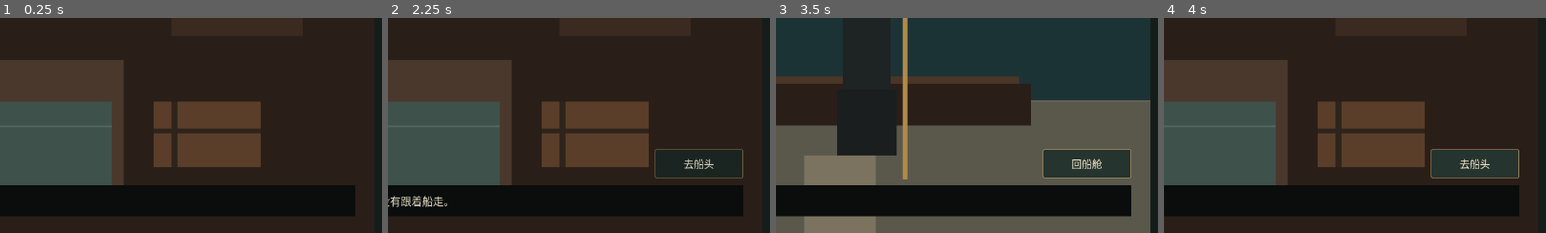
Above: before the commit, frames 1-4 (left to right).
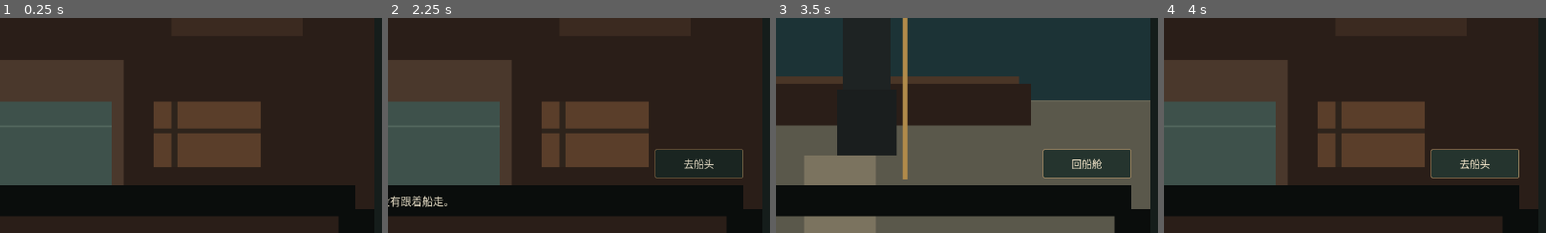
Above: after the commit, the same moments.

Repository: CorinJing/gugu_gaga
Game: Godot game, scene res://scenes/prologue/boat_cabin.tscn
Same seed, same stepped clock (60 frames per second), same inputs: the game is played once before the commit and once after it. This scene is started directly instead of the project's main scene.
Inputs (mouse positions are % of the whole screen's width and height, from its top left):
- Up to frame 1 (0.25 s): no input
- Up to frame 2 (2.25 s): tap Enter at 0.5, 2 s; move the mouse to (45, 70) at 0.52 s; click (45, 70) at 0.67 s; tap Space at 1.25 s; move the mouse to (80, 65) at 1.27 s; click (80, 65) at 1.42 s; move the mouse to (20, 35) at 2.02 s; click (20, 35) at 2.17 s
- Up to frame 3 (3.5 s): click "去船头" at 2.75 s
- Up to frame 4 (4 s): click "回船舱" at 3.5 s
The pictures show only the part of the screen within x 26-76%, y 50-100%; the shares and areas given below are measured in that part.

The runs differ from the first frame. In frame 1, 0.9% of the frame differs, in the area x 88-98%, y 88-100%; in frame 2, 0.9%; in frame 3, 0.9%; in frame 4, 0.9%.

Commit message:
feat: 接入透明NPC切图与响应式HUD

Diff:
--- a/project.godot
+++ b/project.godot
@@ -25,7 +25,6 @@
 
 window/size/viewport_width=1280
 window/size/viewport_height=720
-window/stretch/mode="disabled"
 
 [gui]
 
--- a/scenes/prologue/prologue_demo.tscn
+++ b/scenes/prologue/prologue_demo.tscn
@@ -36,6 +36,16 @@
 mouse_filter = 2
 expand_mode = 1
 stretch_mode = 6
+
+[node name="Character" type="TextureRect" parent="Stage"]
+unique_name_in_owner = true
+visible = false
+layout_mode = 0
+offset_right = 960.0
+offset_bottom = 720.0
+mouse_filter = 2
+expand_mode = 1
+stretch_mode = 5
 
 [node name="WatermarkMask" type="ColorRect" parent="Stage"]
 layout_mode = 0
--- a/scenes/ui/game_hud.tscn
+++ b/scenes/ui/game_hud.tscn
@@ -145,3 +145,12 @@
 theme_override_styles/normal = SubResource("StyleBoxFlat_action")
 theme_override_styles/pressed = SubResource("StyleBoxFlat_action")
 text = "继续"
+
+[node name="CornerMask" type="ColorRect" parent="."]
+layout_mode = 0
+offset_left = 900.0
+offset_top = 680.0
+offset_right = 960.0
+offset_bottom = 720.0
+mouse_filter = 2
+color = Color(0.0392157, 0.0509804, 0.0470588, 1)
--- a/scripts/prologue/prologue_demo.gd
+++ b/scripts/prologue/prologue_demo.gd
@@ -1,19 +1,21 @@
 extends Control
 
-enum State { CABIN_CLOSED, CABIN_OPEN, BOAT, DOCK, FERRYMAN, EGRET }
+enum State { CABIN_CLOSED, CABIN_OPEN, BOAT, DOCK, FERRYMAN, WAITER, EGRET }
 
 const CABIN_CLOSED := preload("res://assets/art/backgrounds/cabin_closed.png")
 const CABIN_OPEN := preload("res://assets/art/backgrounds/cabin_open.png")
 const BOAT := preload("res://assets/art/backgrounds/boat_moving.png")
 const DOCK := preload("res://assets/art/backgrounds/boat_dock.png")
-const FERRYMAN := preload("res://assets/art/characters/ferryman.png")
-const EGRET := preload("res://assets/art/characters/egret.png")
+const FERRYMAN_CUTOUT := preload("res://assets/art/characters/ferryman_cutout.png")
+const WAITER_CUTOUT := preload("res://assets/art/characters/waiter_cutout.png")
+const EGRET_CUTOUT := preload("res://assets/art/characters/egret_cutout.png")
 const COIN := preload("res://assets/art/items/coin_front_cut.png")
 
 @onready var hud: Control = $GameHUD
 @onready var stage: Control = $Stage
 @onready var backdrop: TextureRect = $Backdrop
 @onready var background: TextureRect = %Background
+@onready var character: TextureRect = %Character
 @onready var coin_overlay: TextureRect = %CoinOverlay
 @onready var window_hotspot: Control = %WindowHotspot
 @onready var suitcase_hotspot: Control = %SuitcaseHotspot
@@ -47,6 +49,7 @@
 func _set_state(next: State) -> void:
 	state = next
 	coin_overlay.visible = false
+	character.visible = false
 	window_hotspot.visible = false
 	suitcase_hotspot.visible = false
 	heron_hotspot.visible = false
@@ -89,8 +92,12 @@
 			hud.set_prompt("船靠岸了。")
 			hud.set_action("上岸")
 		State.FERRYMAN:
-			background.texture = FERRYMAN
-			background.stretch_mode = TextureRect.STRETCH_KEEP_ASPECT_CENTERED
+			background.texture = DOCK
+			background.stretch_mode = TextureRect.STRETCH_KEEP_ASPECT_COVERED
+			character.texture = FERRYMAN_CUTOUT
+			character.visible = true
+			character.position = Vector2(200.0, 0.0)
+			character.size = Vector2(600.0, 632.0)
 			ferryman_hotspot.visible = true
 			hud.set_location("序章 · 船头")
 			hud.set_prompt("你还没付钱。")
@@ -98,9 +105,23 @@
 				hud.set_action("付船费")
 			else:
 				hud.hide_action()
+		State.WAITER:
+			background.texture = DOCK
+			background.stretch_mode = TextureRect.STRETCH_KEEP_ASPECT_COVERED
+			character.texture = WAITER_CUTOUT
+			character.visible = true
+			character.position = Vector2(350.0, 0.0)
+			character.size = Vector2(500.0, 632.0)
+			hud.set_location("序章 · 旅馆门口")
+			hud.set_prompt("欢迎。请登记。")
+			hud.set_action("进入旅馆")
 		State.EGRET:
-			background.texture = EGRET
-			background.stretch_mode = TextureRect.STRETCH_KEEP_ASPECT_CENTERED
+			background.texture = DOCK
+			background.stretch_mode = TextureRect.STRETCH_KEEP_ASPECT_COVERED
+			character.texture = EGRET_CUTOUT
+			character.visible = true
+			character.position = Vector2(550.0, 0.0)
+			character.size = Vector2(350.0, 632.0)
 			hud.set_location("序章 · 旅馆门口")
 			hud.set_prompt("你回来了。房间一直给你留着。")
 			hud.set_action("序章结束")
@@ -242,8 +263,10 @@
 			_set_state(State.FERRYMAN)
 		State.FERRYMAN:
 			if GameState.has_flag("ferry_paid"):
-				_set_state(State.EGRET)
+				_set_state(State.WAITER)
 			elif GameState.has_item("coin"):
 				_pay_ferryman()
+		State.WAITER:
+			_set_state(State.EGRET)
 		State.EGRET:
 			get_tree().change_scene_to_file("res://scenes/prologue/prologue_end.tscn")
Binary file added: assets/art/characters/egret_cutout.png
Not shown, added: assets/art/characters/egret_cutout.png.import
Binary file added: assets/art/characters/ferryman_cutout.png
Not shown, added: assets/art/characters/ferryman_cutout.png.import
Binary file added: assets/art/characters/waiter_cutout.png
Not shown, added: assets/art/characters/waiter_cutout.png.import
Not shown, changed: 更新日志.md
